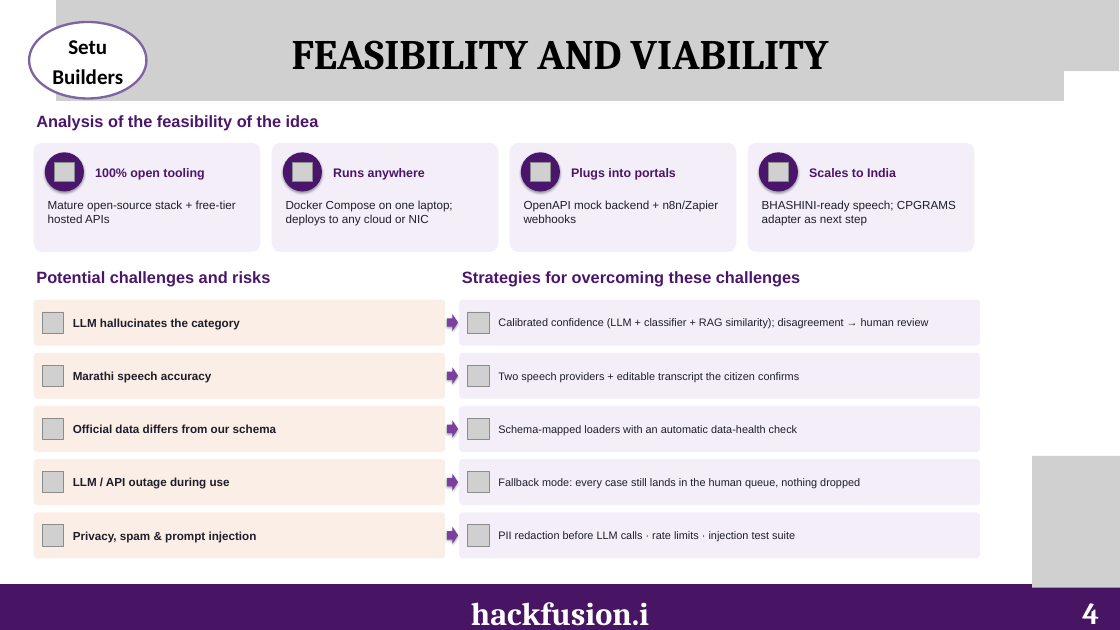
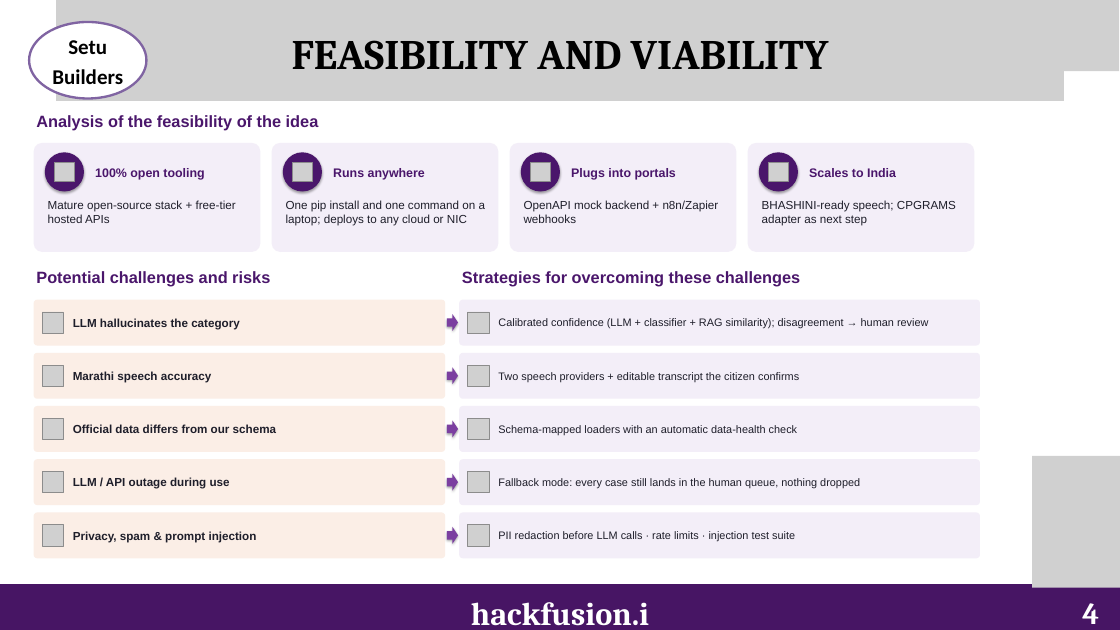
Before and after one commit to mahak867/setu-builders, a slide deck: slide 4 of docs/round1/Setu_Builders_HackFusion4.pptx. Drawn at 1120x630 pixels with LibreOffice and Linux fonts; fonts in the diff are those of the drawing; grey boxes stand for pictures. Boxes give left, top, right and bottom in pixels: in the first picture for what was removed or moved away, otherwise in the second. Text is boxed around its words. In the diff, an @@ line names an element or a change of style, - is before the commit and + after.

```diff
--- a/docs/round1/Setu_Builders_HackFusion4.pptx
+++ b/docs/round1/Setu_Builders_HackFusion4.pptx
@@ text at [286, 200, 485, 226]: text changed @@
-Docker Compose on one laptop; deploys to any cloud or NIC
+One pip install and one command on a laptop; deploys to any cloud or NIC
```
Also in this commit, not shown: 4 other slides changed, 2 other files.
